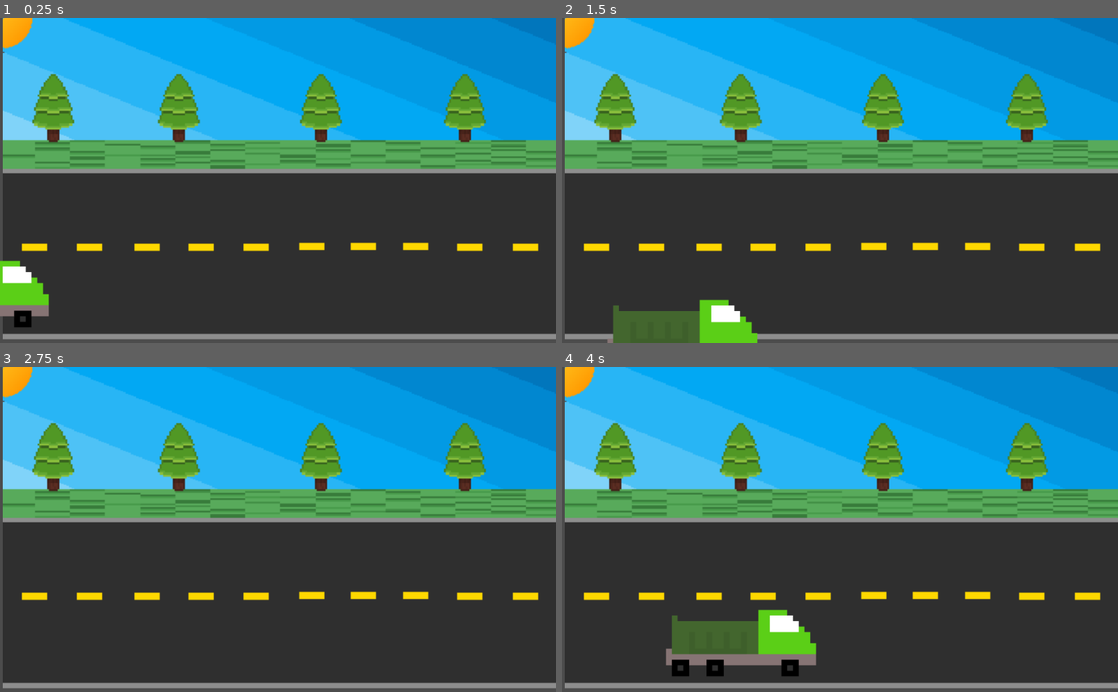
Above: before the commit, frames 1-4 (two rows, left to right).
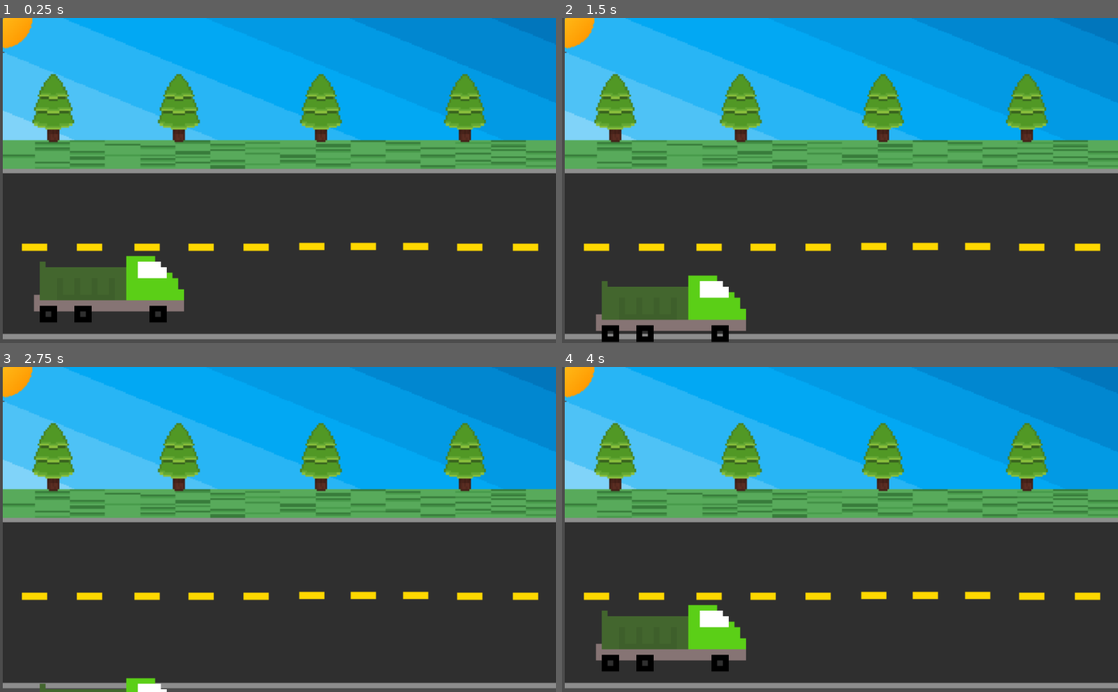
Above: after the commit, the same moments.

Repository: 2023M1T6-Inteli/grupo1
Game: Godot game, scene res://NodeRoad.tscn
Same seed, same stepped clock (60 frames per second), same inputs: the game is played once before the commit and once after it.
Inputs:
- Up to frame 1 (0.25 s): no input
- Up to frame 2 (1.5 s): tap Enter at 0.5 s; hold Right (ui_right) 0.53-1.28 s; hold Down (ui_down) from 1.28 s (still down)
- Up to frame 3 (2.75 s): release Down (ui_down) at 2.03 s; hold Right (ui_right) from 2.03 s (still down)
- Up to frame 4 (4 s): tap Space at 2.75 s; release Right (ui_right) at 2.78 s; hold Up (ui_up) 2.78-3.53 s; hold Left (ui_left) from 3.53 s (still down)

The runs differ from the first frame. In frame 1, 5.1% of the frame differs, in the area x 0-34%, y 73-96%; in frame 2, 4.2%; in frame 3, 0.4%; in frame 4, 5.7%, in the area x 6-46%, y 73-96%.

Commit message:
restrict truck movement to Y axis

Diff:
--- a/src/JACQUIS/NodeRoad.tscn
+++ b/src/JACQUIS/NodeRoad.tscn
@@ -1,51 +1,15 @@
 [gd_scene load_steps=7 format=2]
 
 [ext_resource path="res://backgroundRoad.png" type="Texture" id=1]
-[ext_resource path="res://truck.png" type="Texture" id=2]
-[ext_resource path="res://Truck.gd" type="Script" id=3]
-
-[sub_resource type="GDScript" id=3]
-script/source = "extends Node2D
-
-
-# Variaveis
-var car = 2.5
-var truck = 1.5
-
-# executa essa função ao carregar o jogo
-func _ready():
-	pass # Replace with function body.
-
-
-# executa essa função a cada frame
-func _process(delta):
-	#Movimento do caminhão para a direita
-	if Input.is_action_pressed(\"ui_right\"):
-			$Truck.position.x += 2*truck
-
-	#Movimento do caminhão para a esquerda
-	if Input.is_action_pressed(\"ui_left\"):
-			$Truck.position.x -= 2*truck
-
-	#Movimento do caminhão para cima
-	if Input.is_action_pressed(\"ui_up\"):
-			$Truck.position.y -= 2*truck
-
-	#movimento do caminhão para baixo
-	if Input.is_action_pressed(\"ui_down\"):
-			$Truck.position.y += 2*truck
-
-
-
-
-#	pass
-"
-
 [sub_resource type="RectangleShape2D" id=1]
 extents = Vector2( 510.5, 143.5 )
 
+[ext_resource path="res://truck.png" type="Texture" id=2]
 [sub_resource type="RectangleShape2D" id=2]
 extents = Vector2( 137.25, 62.25 )
+
+[sub_resource type="GDScript" id=3]
+[ext_resource path="res://Truck.gd" type="Script" id=3]
 
 [node name="NodeRoad" type="Node2D"]
 position = Vector2( 5, 2 )
@@ -71,10 +35,10 @@
 script = ExtResource( 3 )
 
 [node name="truck" type="Sprite" parent="Truck"]
-position = Vector2( -96, 76 )
+position = Vector2( 153, 67 )
 scale = Vector2( 1.0625, 1.02031 )
 texture = ExtResource( 2 )
 
 [node name="CollisionShape2D" type="CollisionShape2D" parent="Truck"]
-position = Vector2( -119.25, 65.25 )
+position = Vector2( 133, 61 )
 shape = SubResource( 2 )
--- a/src/JACQUIS/Truck.gd
+++ b/src/JACQUIS/Truck.gd
@@ -10,18 +10,10 @@
 
 # Called every frame. 'delta' is the elapsed time since the previous frame.
 func _process(delta):
-    #Movimento do caminhão para a direita
-	if Input.is_action_pressed("ui_right"):
-			self.position.x += truckXDeltaSpace
-
-	#Movimento do caminhão para a esquerda
-	if Input.is_action_pressed("ui_left"):
-			self.position.x -= truckXDeltaSpace
-
 	#Movimento do caminhão para cima
 	if Input.is_action_pressed("ui_up"):
-			self.position.y -= truckYDeltaSpace
+			position.y -= truckYDeltaSpace
 
 	#movimento do caminhão para baixo
 	if Input.is_action_pressed("ui_down"):
-			self.position.y += truckYDeltaSpace
+			position.y += truckYDeltaSpace
